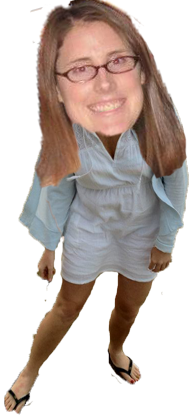
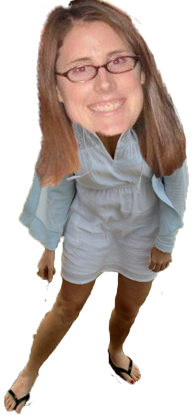
Comparing the layer stacks of the two 193×415 images. Changes:
painted on "Layer 1" over [30, 7, 43, 85]
